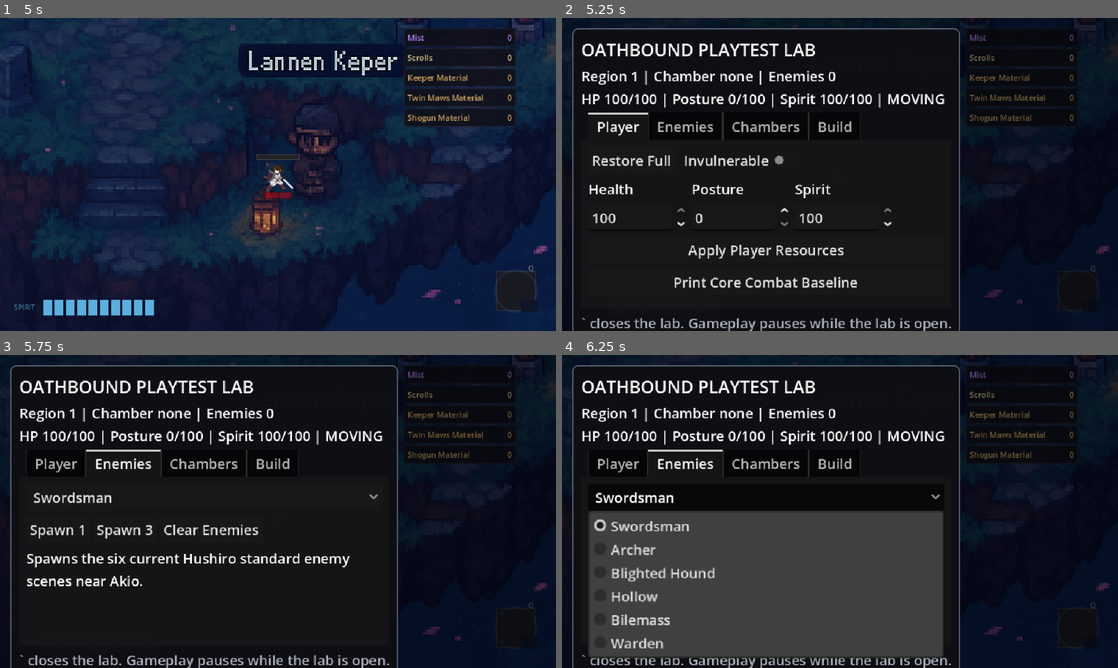
Above: before the commit, frames 1-4 (two rows, left to right).
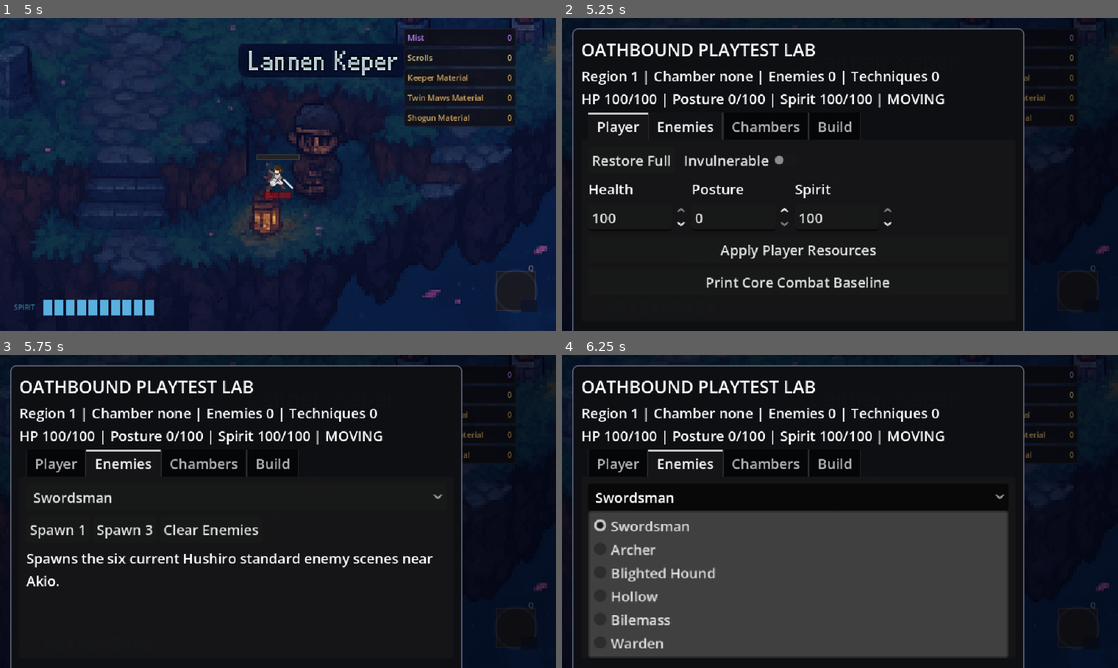
Above: after the commit, the same moments.

Repository: seancl8611/oathbound
Game: Godot game, scene res://TitleScreen/menu.tscn
Same seed, same stepped clock (60 frames per second), same inputs: the game is played once before the commit and once after it. Sound files missing from this copy of the repository are replaced by a short silence.
Inputs (mouse positions are in pixels of both pictures, inside the frame that each line leads up to):
- Up to frame 1 (5 s): click "Play" at 0.5 s; move the mouse to (400, 158) at 1.27 s; press the mouse at (400, 158) at 1.28 s; hold D (right) 1.28-2.03 s; move the mouse to (166, 190) at 2.02 s; release the mouse at (166, 190) at 2.03 s; hold S (down) 2.03-2.78 s; click (166, 190) at 2.1 s; move the mouse to (333, 105) at 2.77 s; press the mouse at (333, 105) at 2.78 s; hold D (right) 2.78-3.53 s; tap Space (dash) at 2.85 s; move the mouse to (250, 237) at 3.52 s; release the mouse at (250, 237) at 3.53 s; hold W (up) 3.53-4.28 s; tap E (execute_finisher) at 3.6 s; click (250, 237) at 3.8 s; move the mouse to (444, 221) at 4.27 s; hold A (left) from 4.28 s (still down); hold Right mouse button (parry) from 4.28 s (still down); click (444, 221) at 4.55 s
- Up to frame 2 (5.25 s): keep holding A (left); move the mouse to (673, 127) at 5.02 s; release Right mouse button (parry) at 5.03 s; tap ` (playtest_lab_toggle) at 5.1 s
- Up to frame 3 (5.75 s): keep holding A (left); click (111, 464) at 5.3 s
- Up to frame 4 (6.25 s): release A (left) at 5.75 s; click "Swordsman" at 5.75 s

Frame 1 is identical in both runs. In frame 2, 3.8% of the frame differs, in the area x 3-84%, y 3-100%; in frame 3, 2.8%; in frame 4, 7.6%.

Commit message:
Add Technique family controls to Playtest Lab

Diff:
--- a/game/oathbound/Utility/PlaytestLab.gd
+++ b/game/oathbound/Utility/PlaytestLab.gd
@@ -5,6 +5,7 @@
 ## obsolete boon/stance controls are deliberately not carried forward.
 
 const HUB_SCENE := "res://World/HubScene.tscn"
+const TECHNIQUE_CATALOG = preload("res://Core/Techniques/TechniqueCatalog.gd")
 
 const HUSHIRO_ENEMIES := {
 	"Swordsman": "res://Regions/Hushiro/Enemies/Standard/CorruptedSwordsman.tscn",
@@ -68,7 +69,7 @@
 
 	var panel := PanelContainer.new()
 	panel.position = Vector2(12, 12)
-	panel.custom_minimum_size = Vector2(430, 330)
+	panel.custom_minimum_size = Vector2(520, 350)
 	panel.process_mode = Node.PROCESS_MODE_ALWAYS
 	_ui.add_child(panel)
 
@@ -92,11 +93,11 @@
 
 	_status_label = Label.new()
 	_status_label.autowrap_mode = TextServer.AUTOWRAP_WORD_SMART
-	_status_label.custom_minimum_size = Vector2(395, 42)
+	_status_label.custom_minimum_size = Vector2(485, 42)
 	vbox.add_child(_status_label)
 
 	var tabs := TabContainer.new()
-	tabs.custom_minimum_size = Vector2(405, 225)
+	tabs.custom_minimum_size = Vector2(495, 240)
 	tabs.size_flags_vertical = Control.SIZE_EXPAND_FILL
 	vbox.add_child(tabs)
 
@@ -245,19 +246,111 @@
 	var vbox := _make_tab(tabs, "Build")
 
 	var title := Label.new()
-	title.text = "Current build-system adapters"
+	title.text = "Canonical Technique test kits"
 	vbox.add_child(title)
 
 	var status := Label.new()
-	status.text = "Aspects: not connected yet\nTechniques: not connected yet\nRelics: not connected yet\nProsthetics: legacy runtime only\nCorruption/Blood: not connected yet"
+	status.text = "Techniques: connected to current 50-Technique catalog + refinements\nAspects/Relics/Corruption/Blood: later runtime passes\nProsthetics: current compatibility runtime"
 	status.autowrap_mode = TextServer.AUTOWRAP_WORD_SMART
 	vbox.add_child(status)
 
+	var family_row_a := HBoxContainer.new()
+	vbox.add_child(family_row_a)
+	for family in ["echo", "rupture", "seal"]:
+		var button := Button.new()
+		button.text = "Grant %s Kit" % family.capitalize()
+		button.pressed.connect(_grant_technique_family.bind(family))
+		family_row_a.add_child(button)
+
+	var family_row_b := HBoxContainer.new()
+	vbox.add_child(family_row_b)
+	for family in ["rift", "crimson"]:
+		var button := Button.new()
+		button.text = "Grant %s Kit" % family.capitalize()
+		button.pressed.connect(_grant_technique_family.bind(family))
+		family_row_b.add_child(button)
+
+	var cross_button := Button.new()
+	cross_button.text = "Grant Eligible Cross-family Techniques"
+	cross_button.pressed.connect(_grant_cross_techniques)
+	family_row_b.add_child(cross_button)
+
+	var clear_button := Button.new()
+	clear_button.text = "Clear Run Techniques"
+	clear_button.pressed.connect(_clear_run_techniques)
+	vbox.add_child(clear_button)
+
 	var note := Label.new()
-	note.text = "Controls become active as each current Oathbound system is implemented. The lab will not manipulate obsolete boon/stance data."
+	note.text = "Family kits deliberately bypass reward prerequisites and grant every native Technique/refinement in that family for focused runtime testing. Normal runs still use UpgradeService eligibility and reward rules."
 	note.autowrap_mode = TextServer.AUTOWRAP_WORD_SMART
 	note.modulate = Color(0.72, 0.74, 0.8)
 	vbox.add_child(note)
+
+
+func _grant_technique_family(family: String) -> void:
+	var all_entries: Dictionary = TECHNIQUE_CATALOG.all_entries()
+	var granted := 0
+	for id in all_entries.keys():
+		var data: Dictionary = all_entries[id]
+		if str(data.get("family", "")) != family:
+			continue
+		if _grant_technique_for_playtest(str(id), data):
+			granted += 1
+	print("[PlaytestLab] Granted %s Technique kit (%d new entries)." % [family, granted])
+	_refresh_status()
+
+
+func _grant_cross_techniques() -> void:
+	var all_entries: Dictionary = TECHNIQUE_CATALOG.all_entries()
+	var granted := 0
+	for id in all_entries.keys():
+		var data: Dictionary = all_entries[id]
+		if str(data.get("kind", "")) != TECHNIQUE_CATALOG.KIND_CROSS:
+			continue
+		if _grant_technique_for_playtest(str(id), data):
+			granted += 1
+	print("[PlaytestLab] Granted %d Cross-family Techniques." % granted)
+	_refresh_status()
+
+
+func _grant_technique_for_playtest(id: String, source_data: Dictionary) -> bool:
+	if typeof(RunData) != TYPE_OBJECT or id in RunData.get_acquired_upgrades():
+		return false
+	var choice := source_data.duplicate(true)
+	choice["id"] = id
+	if typeof(UpgradeService) == TYPE_OBJECT and UpgradeService.has_method("apply_upgrade"):
+		UpgradeService.apply_upgrade(choice)
+	else:
+		RunData.record_upgrade(id)
+	return true
+
+
+func _clear_run_techniques() -> void:
+	if typeof(RunData) == TYPE_OBJECT:
+		RunData.acquired_upgrades.clear()
+	var player := _get_player()
+	if player != null and "collected_upgrades" in player:
+		player.collected_upgrades.clear()
+	for enemy in get_tree().get_nodes_in_group("enemy"):
+		if not is_instance_valid(enemy):
+			continue
+		for key in [
+			"_tech_rupture", "_tech_seal_count", "_tech_seal_expire_at", "_tech_bound_until",
+			"_tech_bound_anchor", "_tech_rift_intensity", "_tech_rift_open_at", "_tech_rift_secondary",
+			"_tech_rift_scar", "_tech_vulnerable_until", "_tech_echo_pending"
+		]:
+			enemy.remove_meta(key)
+		var label := enemy.get_node_or_null("TechniqueStatus")
+		if label != null:
+			label.queue_free()
+	if player != null:
+		player.remove_meta("_tech_unseen_until")
+		player.remove_meta("_tech_unseen_active")
+		player.remove_meta("_tech_unseen_attack_bonus_pending")
+		if player is CanvasItem:
+			(player as CanvasItem).modulate.a = 1.0
+	print("[PlaytestLab] Cleared run Techniques and active Technique status state.")
+	_refresh_status()
 
 
 func _toggle_lab() -> void:
@@ -307,13 +400,17 @@
 	if RunData:
 		area = int(RunData.current_area_id)
 	var room_text := str(room.name) if room else "none"
+	var technique_count := 0
+	if typeof(RunData) == TYPE_OBJECT:
+		technique_count = RunData.get_acquired_upgrades().size()
 
 	if player and player.has_method("get_playtest_snapshot"):
 		var snapshot: Dictionary = player.get_playtest_snapshot()
-		_status_label.text = "Region %d | Chamber %s | Enemies %d\nHP %s/%s | Posture %.0f/%.0f | Spirit %s/%s | %s" % [
+		_status_label.text = "Region %d | Chamber %s | Enemies %d | Techniques %d\nHP %s/%s | Posture %.0f/%.0f | Spirit %s/%s | %s" % [
 			area,
 			room_text,
 			enemy_count,
+			technique_count,
 			str(snapshot.get("health", "?")),
 			str(snapshot.get("max_health", "?")),
 			float(snapshot.get("posture", 0.0)),
@@ -323,7 +420,7 @@
 			str(snapshot.get("state", "?")),
 		]
 	else:
-		_status_label.text = "Region %d | Chamber %s | Enemies %d\nPlayer not available in this scene." % [area, room_text, enemy_count]
+		_status_label.text = "Region %d | Chamber %s | Enemies %d | Techniques %d\nPlayer not available in this scene." % [area, room_text, enemy_count, technique_count]
 
 
 func _sync_player_controls() -> void:
